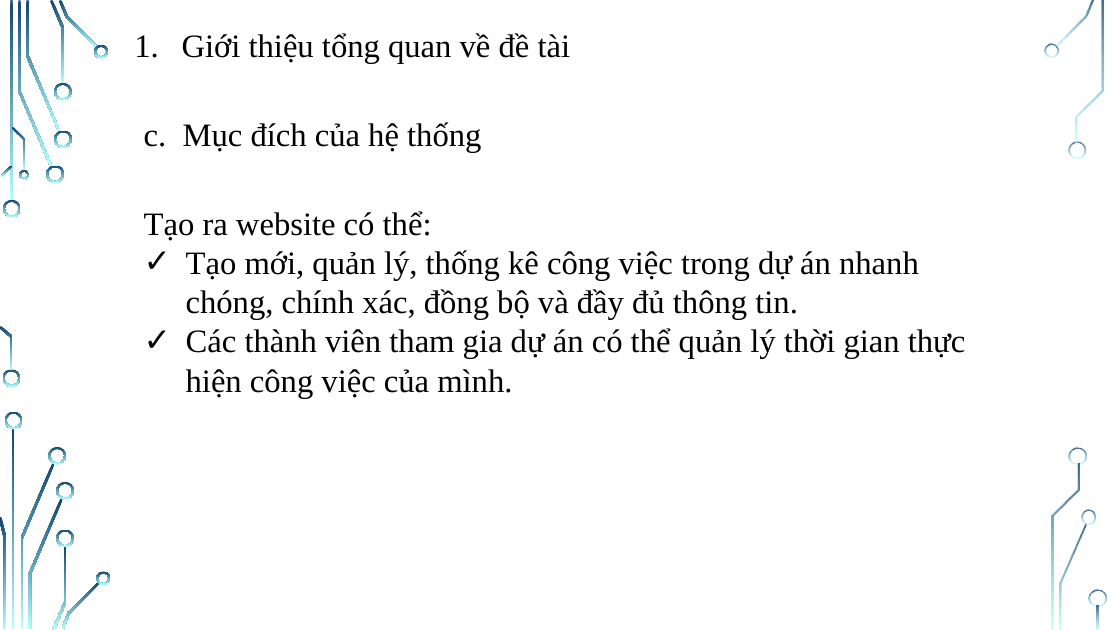
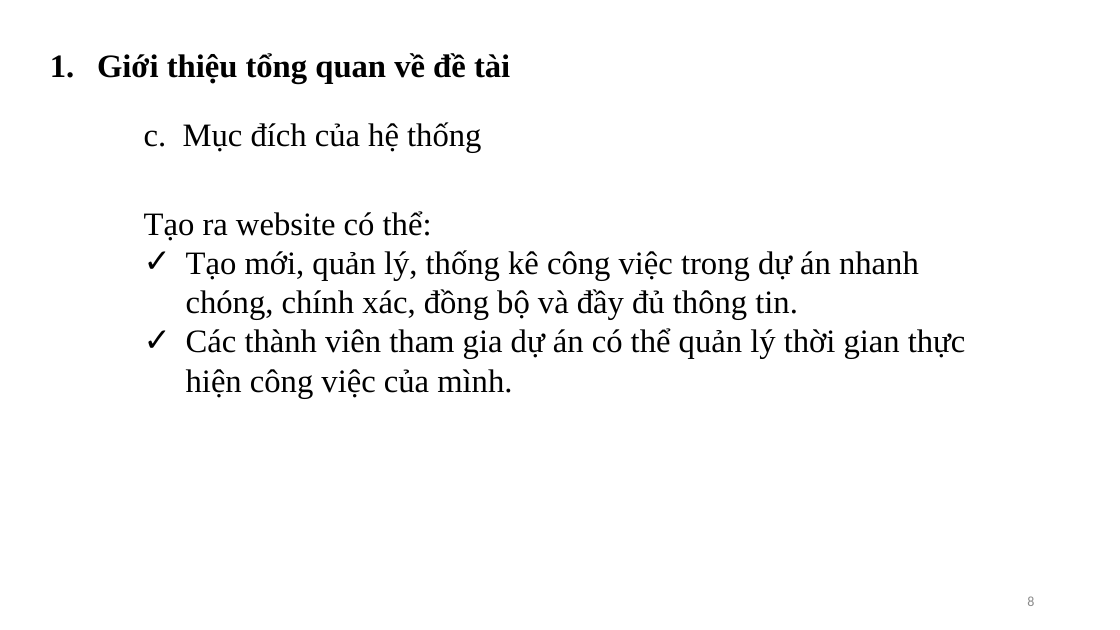
Before and after one commit to NguyenThiHao/DoAnTotNghiep, a slide deck: slide 8 of Documents/Slide do an tot nghiep.pptx. Drawn at 1120x630 pixels with LibreOffice and Linux fonts; fonts in the diff are those of the drawing; background and template pictures are left out. Boxes give left, top, right and bottom in pixels: in the first picture for what was removed or moved away, otherwise in the second. Text is boxed around its words. In the diff, an @@ line names an element or a change of style, - is before the commit and + after.

```diff
--- a/Documents/Slide do an tot nghiep.pptx
+++ b/Documents/Slide do an tot nghiep.pptx
@@ text "Giới thiệu tổng quan về ...": place and size @@
-text "Giới thiệu tổng quan về ..." at (182, 33, 571, 63)
+text "Giới thiệu tổng quan về ..." at (97, 53, 510, 83)
@@ text "Giới thiệu tổng quan về ..." at (97, 53, 510, 83): bold on @@
@@ page number added at (1027, 596, 1034, 606), 12 pt, text #8C8C8C @@
+8
@@ group removed at (0, 0, 1107, 630): 33 freeform shapes, 3 rectangles @@
```
Also in this commit, not shown: 18 other slides changed, 9 slides added, 2 slides removed, 25 other files.
